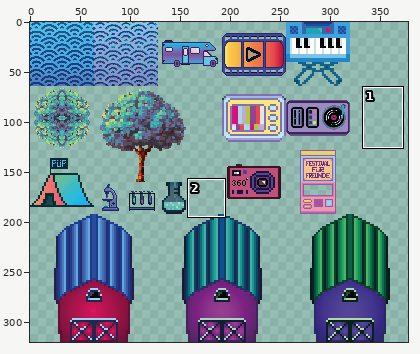
Sprite sheet -- Tils/Tilset_objects.png. Above: a wide view before the commit, with the close-up outlined.
Close-up. First the earlier version:
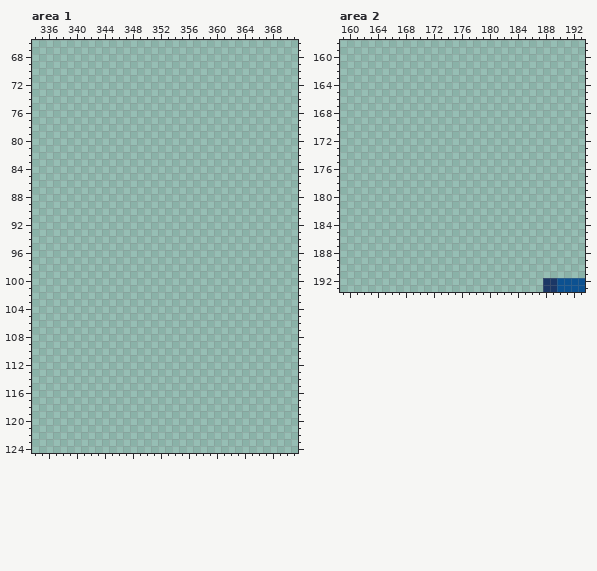
The file is 384x320 pixels. Shown: area 1: x 334..371, y 66..124; area 2: x 159..193, y 158..193. The wide view leaves out empty margins. The commit also changed other parts of the picture, which this record leaves out.
New version:
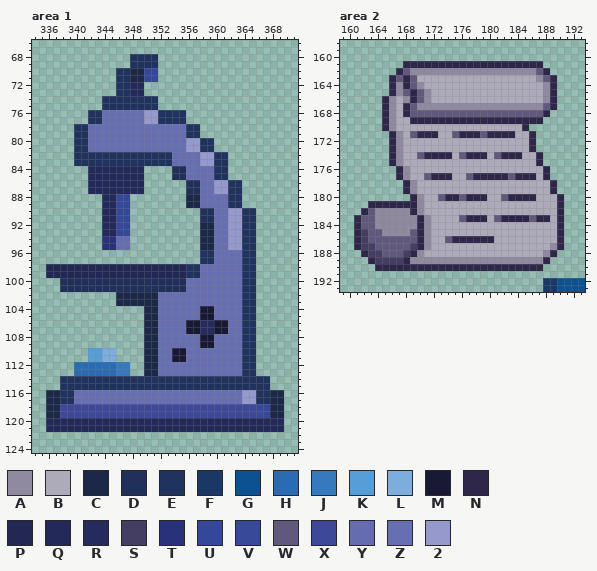
Palette (. is transparent): A #8f8a9f  B #adaab9  C #1c2847  D #20305a  E #20325e  F #1b3766  G #0c5191  H #2a6bb3  J #3679bd  K #589ed6  L #7daddd  M #181935  N #2e274a  P #232753  Q #232958  R #252b5d  S #433e62  T #29317b  U #354798  V #394999  W #61597d  X #3e4899  Y #666cb0  Z #676fb2  2 #9599cc
What changed:
Changed rows in their new state; - is an unchanged pixel.
Area 1:
first column x 336:
 68 ------------EEEE------------------
 69 ------------EEEE------------------
 70 ----------EECCUU------------------
 71 ----------EECCUU------------------
 72 ----------EEQQ--------------------
 73 ----------EEQQ--------------------
 74 --------EEEEEEEE------------------
 75 --------EEEEEEEE------------------
 76 ------EEZZZZZZ22EEEE--------------
 77 ------EEZZZZZZ22EEEE--------------
 78 ----EEZZZZZZZZZZZZZZEE------------
 79 ----EEZZZZZZZZZZZZZZEE------------
 80 ----EEZZZZZZZZZZZZZZ22EE----------
 81 ----EEZZZZZZZZZZZZZZ22EE----------
 82 ----EEEEEEEEEEEEEEZZZZ22EE--------
 83 ----EEEEEEEEEEEEEEZZZZ22EE--------
 84 ------QQQQQQQQ----DDZZZZEE--------
 85 ------QQQQQQQQ----DDZZZZEE--------
 86 ------QQQQQQQQ------DDZZ22EE------
 87 ------QQQQQQQQ------DDZZ22EE------
 88 --------QQUU--------CCZZZZEE------
 89 --------QQUU--------CCZZZZEE------
 90 --------QQUU----------DDZZ22EE----
 91 --------QQUU----------DDZZ22EE----
 92 --------QQUU----------CCZZ22EE----
 93 --------QQUU----------CCZZ22EE----
 94 --------TTYY----------CCZZ22EE----
 95 --------TTYY----------CCZZ22EE----
 96 ----------------------EEZZZZEE----
 97 ----------------------EEZZZZEE----
 98 PPPPPPPPPPPPPPPPPPPPEEZZZZZZEE----
 99 PPPPPPPPPPPPPPPPPPPPEEZZZZZZEE----
100 --DDDDDDDDDDDDDDDDDDZZZZZZZZEE----
101 --DDDDDDDDDDDDDDDDDDZZZZZZZZEE----
102 ----------CCCCCCZZZZZZZZZZZZEE----
103 ----------CCCCCCZZZZZZZZZZZZEE----
104 --------------CCZZZZZZMMZZZZEE----
105 --------------CCZZZZZZMMZZZZEE----
106 --------------CCZZZZMMRRMMZZEE----
107 --------------CCZZZZMMRRMMZZEE----
108 --------------CCZZZZZZMMZZZZEE----
109 --------------CCZZZZZZMMZZZZEE----
110 ------KKLL----CCZZMMZZZZZZZZEE----
111 ------KKLL----CCZZMMZZZZZZZZEE----
112 ----HHHHHHJJ--CCZZZZZZZZZZZZEE----
113 ----HHHHHHJJ--CCZZZZZZZZZZZZEE----
114 --EEEEEEEEEEEEEEEEEEEEEEEEEEEEEE--
115 --EEEEEEEEEEEEEEEEEEEEEEEEEEEEEE--
116 CCEEZZZZZZZZZZZZZZZZZZZZZZZZ22EECC
117 CCEEZZZZZZZZZZZZZZZZZZZZZZZZ22EECC
118 CCXXXXXXXXXXXXXXXXXXXXXXXXXXXXVVCC
119 CCXXXXXXXXXXXXXXXXXXXXXXXXXXXXVVCC
120 QQQQQQQQQQQQQQQQQQQQQQQQQQQQQQQQQQ
121 QQQQQQQQQQQQQQQQQQQQQQQQQQQQQQQQQQ
Area 2:
first column x 161:
161 -------NNNNNNNNNNNNNNNNNNNN---
162 ------NWAAAAAAAAAAAAAAAAAAWN--
163 -----NWNWBBBBBBBBBBBBBBBBBAWN-
164 -----NANWABBBBBBBBBBBBBBBBBAN-
165 -----NAWNWABBBBBBBBBBBBBBBBAN-
166 ----NABANWABBBBBBBBBBBBBBBBAN-
167 ----NABNWAAAAAAAAAAAAAAAAAAWN-
168 ----NABNWWWWWWWWWWWWWWWWWWWN--
169 ----NABBNNNNNNNNNNNNNNNNNNN---
170 ----NABBBBBBBBBBBBBBBBBBN-----
171 -----NABWNNNBBWNNNWNNNNBBN----
172 -----NABBBBBBBBBBBBBBBBBBN----
173 -----NABBBBBBBBBBBBBBBBBBN----
174 -----NABBWNNNNBWNNNBWNNNBBN---
175 -----NABBBBBBBBBBBBBBBBBBBN---
176 ------NABBBBBBBBBBBBBBBBBBBN--
177 ------NABBWNNNBBWNNNNNWNNNBN--
178 -------NABBBBBBBBBBBBBBBBBBBN-
179 -------NABBBBBBBBBBBBBBBBBBBN-
180 --------NABBWNNWNNNBBWNNNNBBBN
181 --NNNNNNNABBBBBBBBBBBBBBBBBBBN
182 -NWAAAAANABBBBBBBBBBBBBBBBBBBN
183 NWWAAAAAANABBBBWNNNBWNNNNWNNBN
184 NWWAAAAAANABBBBBBBBBBBBBBBBBBN
185 NSWWAAAAWNABBBBBBBBBBBBBBBBBBN
186 NSWWWWWWWNABBWNNNNNNBBBBBBBBBN
187 NSSWWWWWSNABBBBBBBBBBBBBBBBBAN
188 -NSSWWWSNABBBBBBBBBBBBBBBBBAN-
189 --NSSSSNAAAAAAAAAAAAAAAAAAAN--
190 ---NNNNNNNNNNNNNNNNNNNNNNNN---
Boxes around the changes in both close-ups, in picture pixels (x1, y1, x2, y2):
added: (46, 54, 284, 432)
added: (354, 61, 564, 271)
